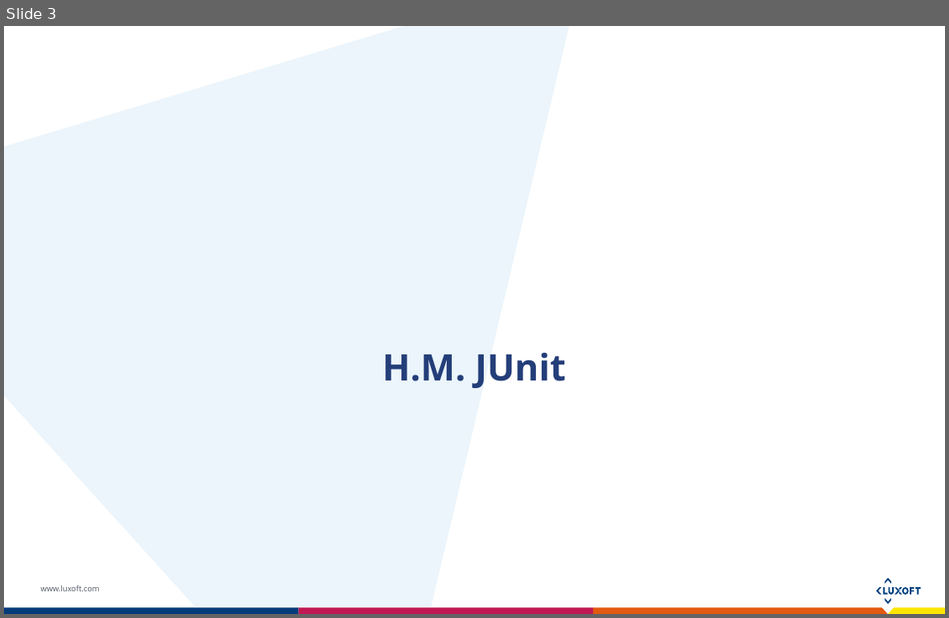
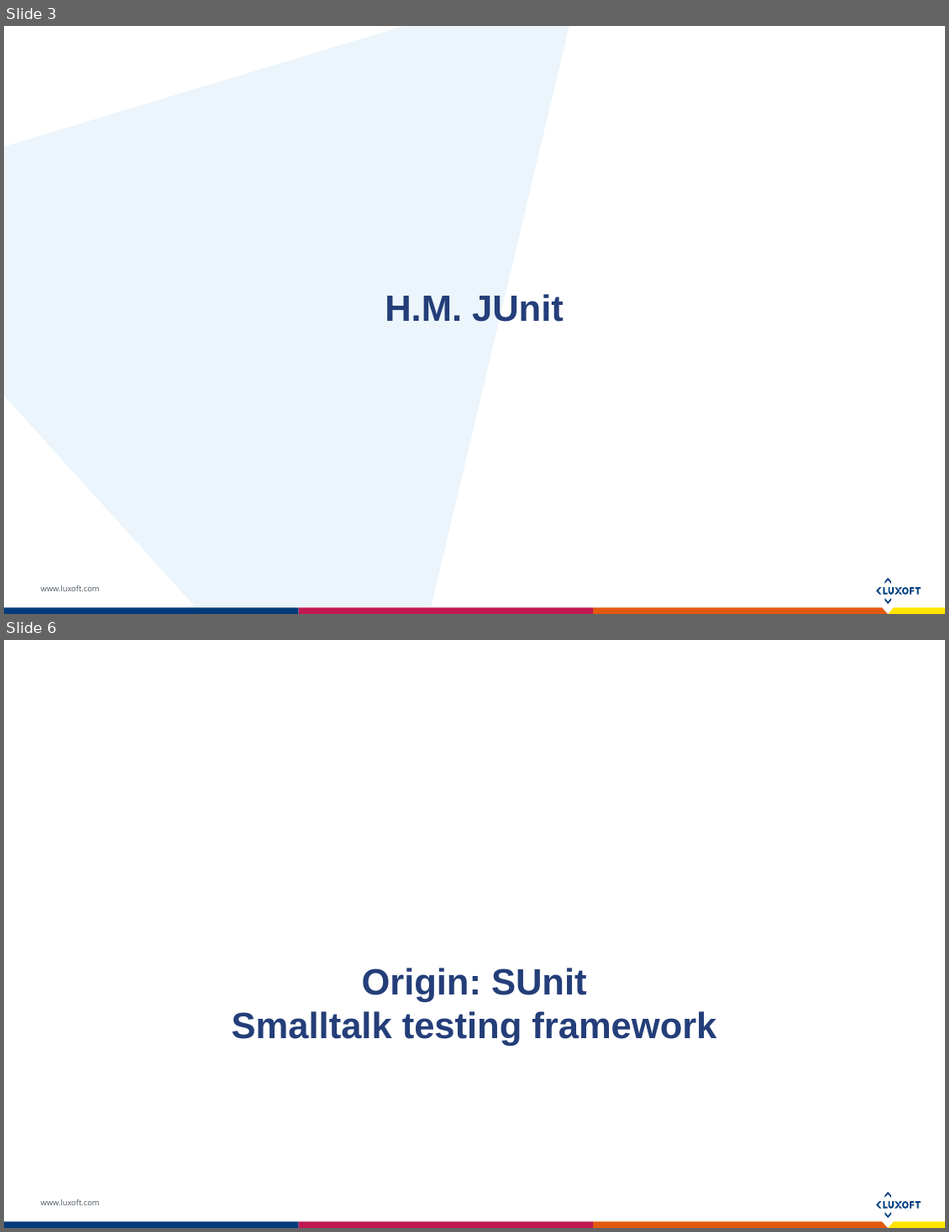
Before and after one commit to Koziolek/junit5-holy-grail-of-units-tests, a slide deck: junit5-luxoft-logeek-version.pptx. Shown one above the other, each under a label of ours: slide 3 before the commit, slides 3 and 6 after it; the slides between them are not shown. The pictures are 949x618 and 949x1232 pixels, drawn with LibreOffice and Linux fonts; fonts in the diff are those of the drawing. Boxes give left, top, right and bottom in pixels: in the first picture for what was removed or moved away, otherwise in the second. Text is boxed around its words. In the diff, an @@ line names an element or a change of style, - is before the commit and + after.

```diff
--- a/junit5-luxoft-logeek-version.pptx
+++ b/junit5-luxoft-logeek-version.pptx
@@ slide 6 added at (4,640,945,1228), background #FFFFFF; not listed: 16 template elements that a slide beside it also shows @@
@@ title added at (232,968,716,1046), 28 pt, text #243E79, bold @@
+Origin: SUnit
+Smalltalk testing framework
@@ slide 3 changed as well @@
@@ title "H.M. JUnit": place and size @@
-title "H.M. JUnit" at (382,353,566,389)
+title "H.M. JUnit" at (385,294,563,322)
@@ title "H.M. JUnit" at (385,294,563,322): font Open Sans to Arial @@
```
Also in this commit, not shown: 8 other slides changed, 3 other slides added, 2 slides removed, 2 other files.
